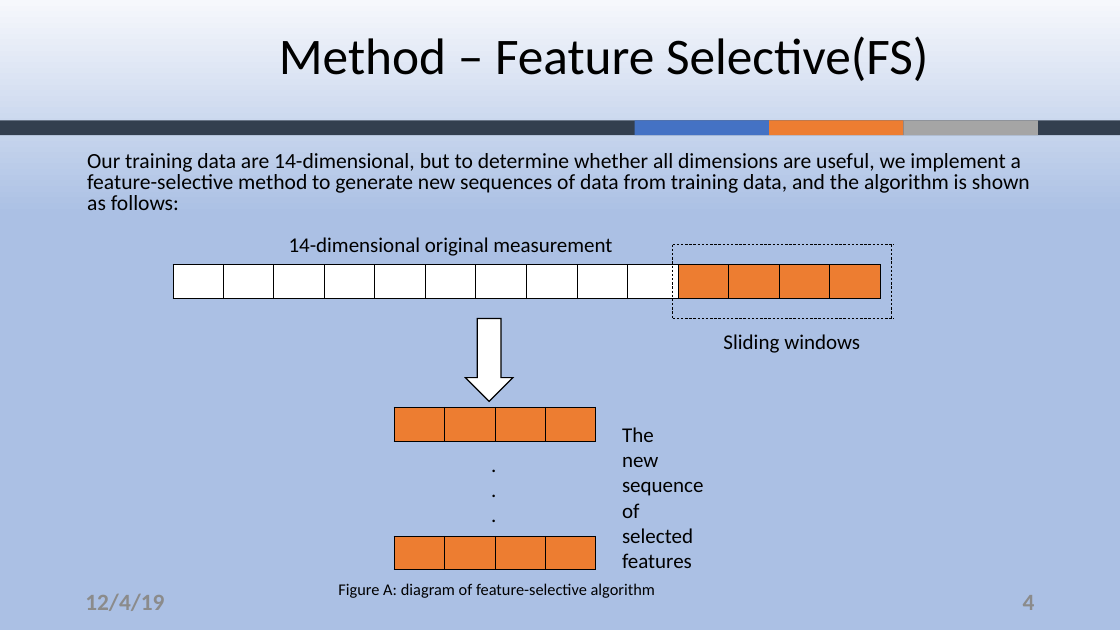
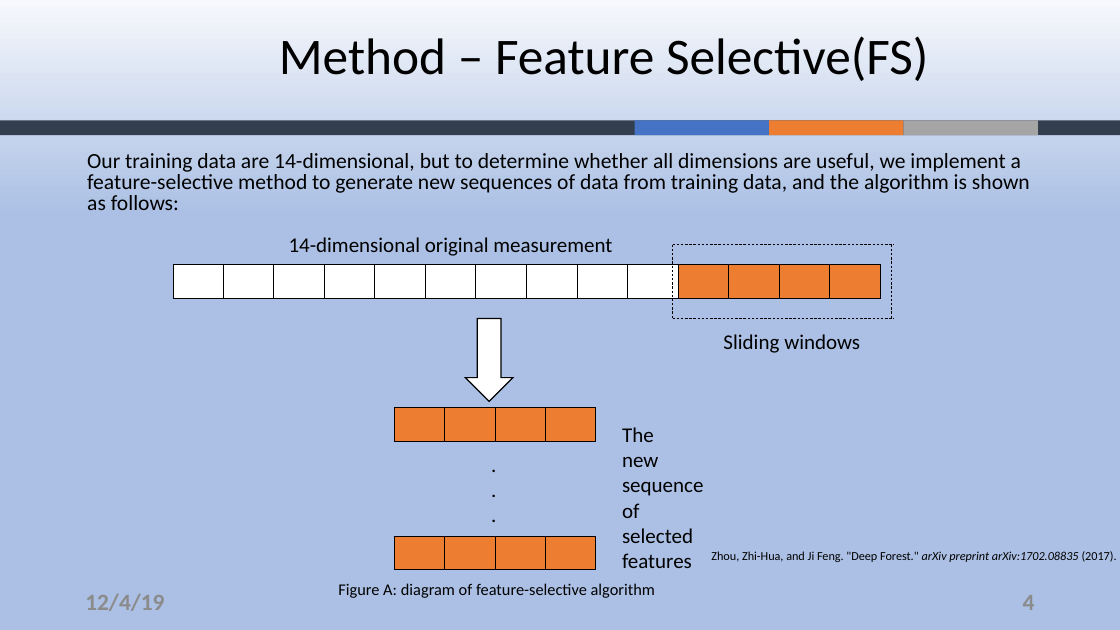
Before and after one commit to ZouYao0720/final-project-, a slide deck: slide 4 of final-presentation.pptx. Drawn at 1120x630 pixels with LibreOffice and Linux fonts; fonts in the diff are those of the drawing; background and template pictures are left out. Boxes give left, top, right and bottom in pixels: in the first picture for what was removed or moved away, otherwise in the second. Text is boxed around its words. In the diff, an @@ line names an element or a change of style, - is before the commit and + after.

```diff
--- a/final-presentation.pptx
+++ b/final-presentation.pptx
@@ text added at [711,551,1117,562], 10.5 pt, text #000000 @@
+Zhou, Zhi-Hua, and Ji Feng. "Deep Forest." arXiv preprint arXiv:1702.08835 (2017).
```
Also in this commit, not shown: 1 other slide changed.
